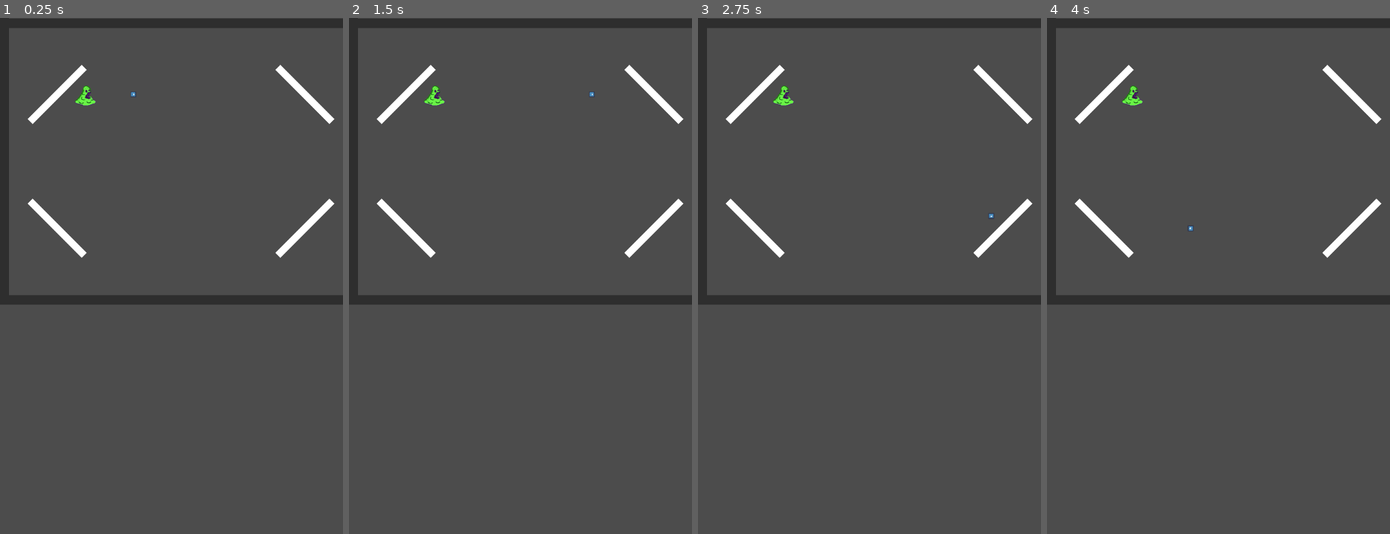
Above: before the commit, frames 1-4 (left to right).
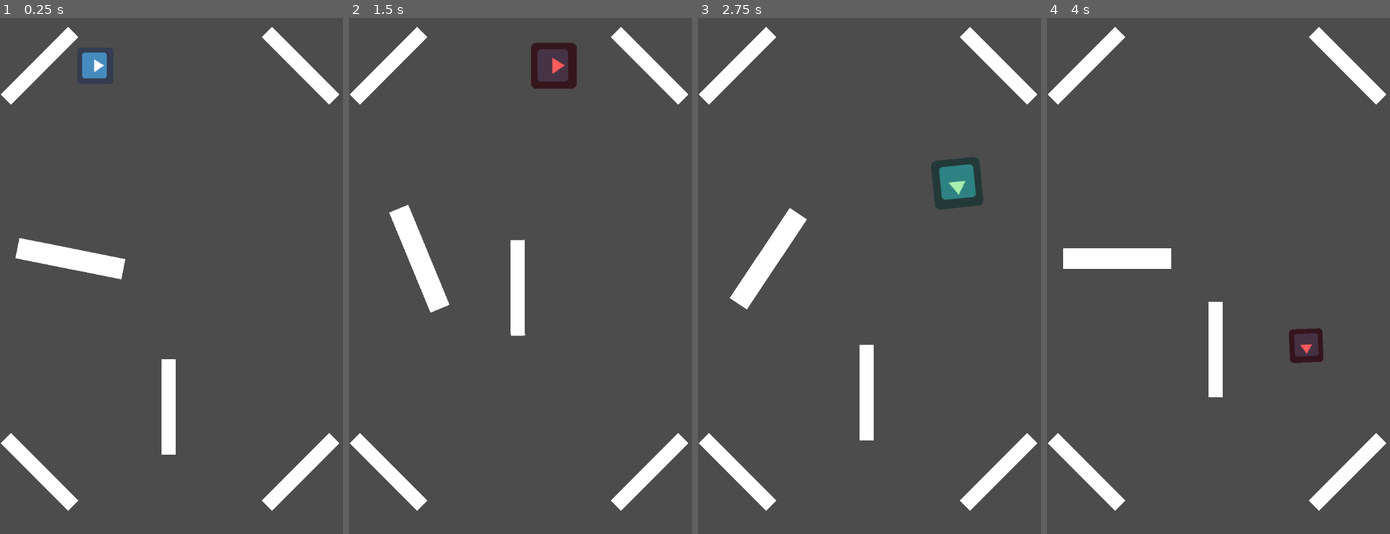
Above: after the commit, the same moments.

Repository: sangmin0212/A_Wind_Up_Toy_Roadrun
Game: Godot game, scene res://GameManager.tscn
Same seed, same stepped clock (60 frames per second), same inputs: the game is played once before the commit and once after it. Before the commit the project starts from res://Sangmin_Test.tscn. The engine's default icon, where the game draws it, is replaced by a stand-in: a white triangle on a blue panel in a dark square.
Inputs:
- Up to frame 1 (0.25 s): no input
- Up to frame 2 (1.5 s): hold Up (ui_up) 0.53-1.28 s; hold Down (ui_down) from 1.28 s (still down)
- Up to frame 3 (2.75 s): release Down (ui_down) at 2.03 s; hold Up (ui_up) from 2.03 s (still down)
- Up to frame 4 (4 s): release Up (ui_up) at 3.53 s; hold Down (ui_down) from 3.53 s (still down)

The runs differ from the first frame. In frame 1, 12% of the frame differs, in the area x 0-100%, y 0-96%; in frame 2, 12%; in frame 3, 13%; in frame 4, 12%.

Commit message:
add animation, battery, booster
animation
- player : Idle, Battery, Booster, Die
- monster : Die
Battery, Booster
- modify it using coroutine

Diff:
--- a/GameManager.gd
+++ b/GameManager.gd
@@ -34,15 +34,10 @@
 		# to spawn monster, start monster timer
 		start_monster_timer()
 
-func is_gameOver():
-	gameOver = true
+func game_over():
+	playerManager.game_over()
+	monsterTimer.stop()
 
-func _process(delta):
-	if gameOver:
-		playerManager.game_over()
-		monsterTimer.stop()
-		# 메뉴창으로 돌아가기?
-		# gameOver UI
 
 func start_monster_timer():
 	# spawn monster
@@ -54,6 +49,7 @@
 	isSpawnMonster = true
 	emit_signal("spawn_monster", playerPos, playerVelocity)
 
+
 # make timer
 # https://godotengine.org/qa/46078/perhaps-a-second-timer
 func create_timer (item_func, item_time) -> Timer:
--- a/GameManager.tscn
+++ b/GameManager.tscn
@@ -46,12 +46,12 @@
 collision_mask = 5
 
 [node name="Wall_Rotation" parent="Wall" instance=ExtResource( 5 )]
-position = Vector2( 576.44, 503.725 )
+position = Vector2( 147.659, 503.725 )
 scale = Vector2( 2, 2 )
 collision_layer = 2
 collision_mask = 4
 
 [node name="Wall_Moving" parent="Wall" instance=ExtResource( 6 )]
-position = Vector2( 289.595, 503.725 )
+position = Vector2( 354.698, 815.77 )
 
 [connection signal="spawn_monster" from="GameManager" to="GameManager/MonsterManager" method="_on_GameManager_spawn_monster"]
--- a/Monster/Monster.gd
+++ b/Monster/Monster.gd
@@ -7,11 +7,13 @@
 var hitPlayer = false
 var target
 var velocity = Vector2.ZERO
-var speed = 300
+var speed = 100
 
 var gameOver = false
 var isDead = false
 
+onready var _animation_player = $AnimationPlayer
+var state = "Idle"
 
 func setting(_position, _velocity):
 	position = _position
@@ -22,17 +24,29 @@
 	monsterManager = find_parent("MonsterManager")
 
 func _physics_process(delta):
+	update_sprite()
 	velocity = velocity.normalized() * speed
 	var collision = move_and_collide(velocity*delta)
 
-	if collision:
+	if collision and !gameOver:
 		# if collide with player, kill the player!
 		if collision.collider.get_collision_layer_bit(0):
 			speed = 0
-			monsterManager.killPlayer = true
+			monsterManager.kill_player()
+			get_node("CollisionPolygon2D").disabled = true
+			yield(get_tree().create_timer(1.5),"timeout")
+			gameOver = true
 		# if collide with wall, the monster will be destroyed
 		if collision.collider.get_collision_layer_bit(1):
 			print("monster is dead")
-			monsterManager.monsterDead = true
-			# GameManager.MonsterTImer start
+			monsterManager.monster_dead()
+			speed = 0
+			state = "Die"
+			yield(get_tree().create_timer(1),"timeout")
 			queue_free()
+
+func update_sprite():
+	if _animation_player.get_current_animation() != state:
+		_animation_player.play(state);
+	if state == "Die":
+		gameOver = true
--- a/Monster/Monster.tscn
+++ b/Monster/Monster.tscn
@@ -1,7 +1,50 @@
-[gd_scene load_steps=3 format=2]
+[gd_scene load_steps=5 format=2]
 
 [ext_resource path="res://Monster/Monster.png" type="Texture" id=1]
 [ext_resource path="res://Monster/Monster.gd" type="Script" id=2]
+
+[sub_resource type="Animation" id=1]
+resource_name = "Die"
+tracks/0/type = "value"
+tracks/0/path = NodePath("Sprite:rotation_degrees")
+tracks/0/interp = 1
+tracks/0/loop_wrap = true
+tracks/0/imported = false
+tracks/0/enabled = true
+tracks/0/keys = {
+"times": PoolRealArray( 0, 1 ),
+"transitions": PoolRealArray( 1, 1 ),
+"update": 0,
+"values": [ 0.0, 360.0 ]
+}
+tracks/1/type = "value"
+tracks/1/path = NodePath("Sprite:scale")
+tracks/1/interp = 1
+tracks/1/loop_wrap = true
+tracks/1/imported = false
+tracks/1/enabled = true
+tracks/1/keys = {
+"times": PoolRealArray( 0, 1 ),
+"transitions": PoolRealArray( 1, 1 ),
+"update": 0,
+"values": [ Vector2( 0.1, 0.1 ), Vector2( 1e-05, 1e-05 ) ]
+}
+
+[sub_resource type="Animation" id=2]
+resource_name = "Idle"
+loop = true
+tracks/0/type = "value"
+tracks/0/path = NodePath("Sprite:position")
+tracks/0/interp = 1
+tracks/0/loop_wrap = true
+tracks/0/imported = false
+tracks/0/enabled = true
+tracks/0/keys = {
+"times": PoolRealArray( 0, 1 ),
+"transitions": PoolRealArray( 1, 1 ),
+"update": 0,
+"values": [ Vector2( 0, 0 ), Vector2( 0, 0 ) ]
+}
 
 [node name="Monster" type="KinematicBody2D"]
 collision_layer = 4
@@ -14,3 +57,7 @@
 
 [node name="CollisionPolygon2D" type="CollisionPolygon2D" parent="."]
 polygon = PoolVector2Array( -6.36097, -6.6588, -5.65307, -13.6199, -1.87757, -17.3954, 4.61156, -17.8673, 10.2748, -12. …(374 unchanged characters)…
+
+[node name="AnimationPlayer" type="AnimationPlayer" parent="."]
+anims/Die = SubResource( 1 )
+anims/Idle = SubResource( 2 )
--- a/MonsterManager.gd
+++ b/MonsterManager.gd
@@ -15,11 +15,9 @@
 	monster.setting(_playerPos,_playerVelocity)
 	add_child(monster)
 
-func _process(delta):
-	if killPlayer == true:
-		# 게임 매니저 가서 게임 중지
-		gameManager.is_gameOver()
-	if monsterDead == true:
-		# 두번째 생성부터 텀 빠르게 하고 싶으면 gameManager.MonsterTimer.set_wait_time(몇초) 하기
-		gameManager.start_monster_timer()
-		monsterDead = false
+func kill_player():
+	gameManager.monsterTimer.stop()
+	gameManager.game_over()
+
+func monster_dead():
+	gameManager.start_monster_timer()
--- a/Player/Player.tscn
+++ b/Player/Player.tscn
@@ -6,14 +6,161 @@
 [sub_resource type="RectangleShape2D" id=1]
 extents = Vector2( 31.6962, 32.2475 )
 
+[sub_resource type="Animation" id=5]
+resource_name = "Battery"
+tracks/0/type = "value"
+tracks/0/path = NodePath("Sprite:scale")
+tracks/0/interp = 1
+tracks/0/loop_wrap = true
+tracks/0/imported = false
+tracks/0/enabled = true
+tracks/0/keys = {
+"times": PoolRealArray( 0, 0.5, 1 ),
+"transitions": PoolRealArray( 1, 1, 1 ),
+"update": 0,
+"values": [ Vector2( 1, 1 ), Vector2( 2, 2 ), Vector2( 1, 1 ) ]
+}
+tracks/1/type = "value"
+tracks/1/path = NodePath("Sprite:modulate")
+tracks/1/interp = 1
+tracks/1/loop_wrap = true
+tracks/1/imported = false
+tracks/1/enabled = true
+tracks/1/keys = {
+"times": PoolRealArray( 0, 0.5, 1 ),
+"transitions": PoolRealArray( 1, 1, 1 ),
+"update": 0,
+"values": [ Color( 1, 1, 1, 1 ), Color( 0.431373, 0.894118, 0.482353, 1 ), Color( 1, 1, 1, 1 ) ]
+}
+
+[sub_resource type="Animation" id=6]
+resource_name = "Booster"
+length = 3.0
+tracks/0/type = "value"
+tracks/0/path = NodePath("Sprite:rotation_degrees")
+tracks/0/interp = 1
+tracks/0/loop_wrap = true
+tracks/0/imported = false
+tracks/0/enabled = true
+tracks/0/keys = {
+"times": PoolRealArray(  ),
+"transitions": PoolRealArray(  ),
+"update": 0,
+"values": [  ]
+}
+tracks/1/type = "value"
+tracks/1/path = NodePath("Sprite:modulate")
+tracks/1/interp = 1
+tracks/1/loop_wrap = true
+tracks/1/imported = false
+tracks/1/enabled = true
+tracks/1/keys = {
+"times": PoolRealArray( 0, 1, 3 ),
+"transitions": PoolRealArray( 1, 1, 1 ),
+"update": 0,
+"values": [ Color( 1, 0.372549, 0.372549, 1 ), Color( 1, 0.333333, 0.333333, 1 ), Color( 1, 1, 1, 1 ) ]
+}
+
+[sub_resource type="Animation" id=2]
+resource_name = "Die"
+length = 1.5
+tracks/0/type = "value"
+tracks/0/path = NodePath("Sprite:rotation_degrees")
+tracks/0/interp = 1
+tracks/0/loop_wrap = false
+tracks/0/imported = false
+tracks/0/enabled = true
+tracks/0/keys = {
+"times": PoolRealArray( 0, 1.5 ),
+"transitions": PoolRealArray( 1, 1 ),
+"update": 0,
+"values": [ 90.0002, 360.0 ]
+}
+tracks/1/type = "value"
+tracks/1/path = NodePath("Sprite:scale")
+tracks/1/interp = 1
+tracks/1/loop_wrap = true
+tracks/1/imported = false
+tracks/1/enabled = true
+tracks/1/keys = {
+"times": PoolRealArray( 0, 1.5 ),
+"transitions": PoolRealArray( 1, 1 ),
+"update": 0,
+"values": [ Vector2( 1, 1 ), Vector2( 1e-05, 1e-05 ) ]
+}
+tracks/2/type = "value"
+tracks/2/path = NodePath("Sprite:modulate")
+tracks/2/interp = 1
+tracks/2/loop_wrap = true
+tracks/2/imported = false
+tracks/2/enabled = true
+tracks/2/keys = {
+"times": PoolRealArray( 0, 1.5 ),
+"transitions": PoolRealArray( 1, 1 ),
+"update": 0,
+"values": [ Color( 1, 1, 1, 1 ), Color( 1, 1, 1, 1 ) ]
+}
+
+[sub_resource type="Animation" id=3]
+length = 1.2
+loop = true
+tracks/0/type = "value"
+tracks/0/path = NodePath("Sprite:rotation_degrees")
+tracks/0/interp = 1
+tracks/0/loop_wrap = true
+tracks/0/imported = false
+tracks/0/enabled = true
+tracks/0/keys = {
+"times": PoolRealArray( 0, 0.3, 0.6, 0.9, 1.2 ),
+"transitions": PoolRealArray( 1, 1, 1, 1, 1 ),
+"update": 0,
+"values": [ 90.0002, 75.0, 90.0002, 105.0, 90.0002 ]
+}
+tracks/1/type = "value"
+tracks/1/path = NodePath("Sprite:modulate")
+tracks/1/interp = 1
+tracks/1/loop_wrap = true
+tracks/1/imported = false
+tracks/1/enabled = true
+tracks/1/keys = {
+"times": PoolRealArray( 0, 1.2 ),
+"transitions": PoolRealArray( 1, 1 ),
+"update": 0,
+"values": [ Color( 1, 1, 1, 1 ), Color( 1, 1, 1, 1 ) ]
+}
+
+[sub_resource type="Animation" id=4]
+resource_name = "Stop"
+loop = true
+tracks/0/type = "value"
+tracks/0/path = NodePath("Sprite:modulate")
+tracks/0/interp = 1
+tracks/0/loop_wrap = true
+tracks/0/imported = false
+tracks/0/enabled = true
+tracks/0/keys = {
+"times": PoolRealArray( 0, 1 ),
+"transitions": PoolRealArray( 1, 1 ),
+"update": 0,
+"values": [ Color( 1, 1, 1, 1 ), Color( 1, 1, 1, 1 ) ]
+}
+
 [node name="Player" type="KinematicBody2D"]
 collision_mask = 6
 script = ExtResource( 2 )
 
 [node name="Sprite" type="Sprite" parent="."]
 rotation = 1.5708
+scale = Vector2( 1.2, 1.2 )
 texture = ExtResource( 1 )
 flip_h = true
 
 [node name="CollisionShape2D" type="CollisionShape2D" parent="."]
 shape = SubResource( 1 )
+
+[node name="AnimationPlayer" type="AnimationPlayer" parent="."]
+anims/Battery = SubResource( 5 )
+anims/Booster = SubResource( 6 )
+anims/Die = SubResource( 2 )
+anims/Idle = SubResource( 3 )
+anims/Stop = SubResource( 4 )
--- a/Player/PlayerManager.gd
+++ b/Player/PlayerManager.gd
@@ -3,6 +3,7 @@
 class_name PlayerManager
 
 onready var gameManager = find_parent("GameManager")
+var gameOver = false
 
 # Move and Rotate
 var velocity = Vector2(1,0)
@@ -17,6 +18,8 @@
 var batteryTimer
 var boosterTimer
 
+onready var _animation_player = $AnimationPlayer
+var state = "Stop"
 
 func _init(_position = Vector2(0,0)):
 	position = _position
@@ -31,12 +34,19 @@
 	speed = 200
 	batteryTimer.set_wait_time(10)
 	batteryTimer.start()
+	state = "Idle"
 
 func game_over():
 	speed = 0
+	batteryTimer.stop()
+	state = "Die"
 	# 추가 : dead effect, dead sound
 
 func _physics_process(delta):
+	# update animation
+	if !gameOver:
+		update_sprite()
+
 	# player move itself
 	if speed == 0:
 		return
@@ -59,43 +69,55 @@
 		var reflect = collision.remainder.bounce(collision.normal)
 		# calculate reflect_angle(using 2 vector). using rotate in _physics_process for rotate smootly
 		reflect_angle = velocity.angle_to(reflect)
-		print(reflect_angle)
 		# if reflect_angle is 3.14159...(180 degree) it didn't change well
 		isturn = true
 		# move base on bounce vector
 		velocity = velocity.bounce(collision.normal)
 		move_and_collide(reflect)
 
-	# speed will be decreased if you want to charge it, eat battery
-	if !is_battery_work and speed >= 0:
-		# 추가 : battery low sound
-		speed -= 2
+# Item
+func _battery():
+	# 추가 : baatery sound
+	is_battery_work = true
+	speed = 200
+	batteryTimer.start()
+	state = "Battery"
+	yield(get_tree().create_timer(1),"timeout")
+	state = "Idle"
+
+func _booster():
+	# 추가 : booster sound
+	speed = 400
+	boosterTimer.set_wait_time(1)
+	boosterTimer.start()
+	state = "Booster"
+	yield(get_tree().create_timer(3),"timeout")
+	state = "Idle"
+
+# Item timer
+func battery_cooltime():
+	while speed > 0:
+		yield(get_tree().create_timer(0.2),"timeout")
+		speed -= 10
 		if speed <= 0:
 			speed = 0
+			state = "Stop"
+
+func booster_cooltime():
+	while speed > 200:
+		yield(get_tree().create_timer(0.2),"timeout")
+		speed -= 20
+		if speed <= 200:
+			speed = 200
 
 func collision_cooltime():
 	canCollision = true
 
-# Item
-func battery():
-	# 추가 : baatery sound
-	is_battery_work = true
-	speed = 200
-	batteryTimer.start()
-
-func booster():
-	# 추가 : booster sound
-	speed = 400
-	boosterTimer.set_wait_time(5)
-	boosterTimer.start()
-
-# Item timer
-func battery_cooltime():
-	print("The battery is dead!")
-	is_battery_work = false
-
-func booster_cooltime():
-	speed = 200
+func update_sprite():
+	if _animation_player.get_current_animation() != state:
+		_animation_player.play(state);
+	if state == "Die":
+		gameOver = true
 
 # make timer
 # https://godotengine.org/qa/46078/perhaps-a-second-timer
@@ -109,6 +131,6 @@
 #임시 치트키
 func _input(event):
 	if Input.is_action_pressed("ui_up"):
-			battery()
+			_battery()
 	if Input.is_action_pressed("ui_down"):
-			booster()
+			_booster()
--- a/Wall/Wall_Moving.tscn
+++ b/Wall/Wall_Moving.tscn
@@ -22,3 +22,5 @@
 [node name="Wall" parent="WallPath/PathFollow2D" instance=ExtResource( 1 )]
 position = Vector2( 121.751, -0.970287 )
 rotation = -0.0059222
+collision_layer = 2
+collision_mask = 5
--- a/project.godot
+++ b/project.godot
@@ -33,7 +33,7 @@
 [application]
 
 config/name="A_Wind_Up_Toy_Roadrun"
-run/main_scene="res://Sangmin_Test.tscn"
+run/main_scene="res://GameManager.tscn"
 config/icon="res://Player/icon.png"
 
 [display]
Not shown: 1 places in Player/Player.tscn that only renumber resources
